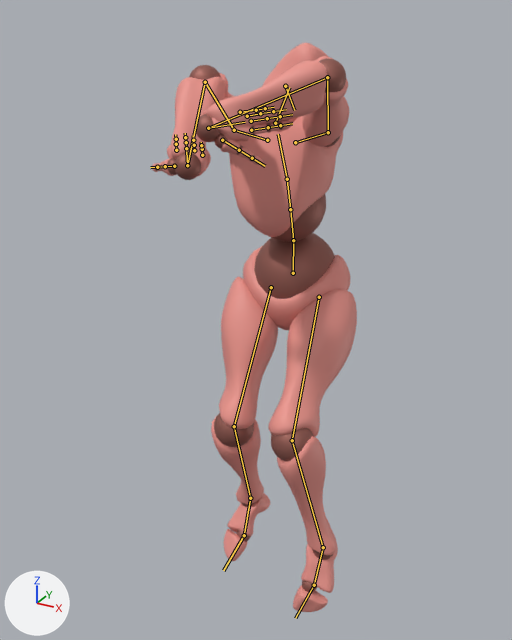
One commit to the FBX model assets/anim-mf-sprint-bl.fbx: the scene before it, then after it.
Both versions are drawn from a 50 mm camera at (0.875, -1.838, 1.774) aimed at (-0.025, -0.203, 0.956). The lights are fixed; the arrows at lower left show +X, +Y and +Z. The first picture is the older version. Both versions are drawn at frame 3 of the action 'Scene'; the numbers are the values there. The bones that bend it are drawn over the model as lines.

In view in the first picture: 'Beta_Joints', 'Beta_Surface'.
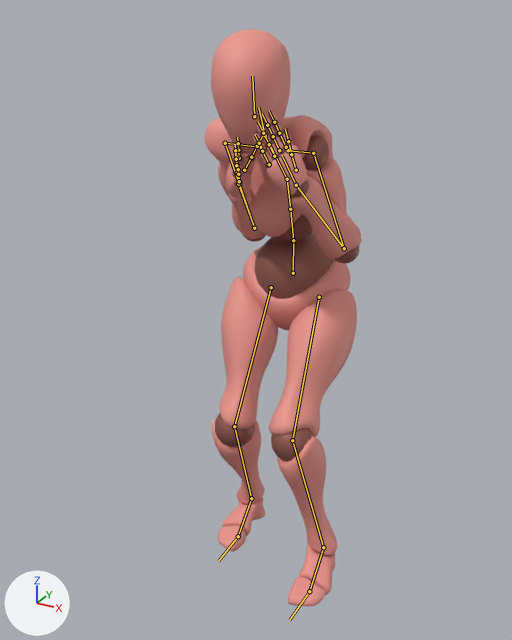
Boxes [x1, y1, x2, y2] around the edits, measured in the pictures (512 x 640 px):
'Beta_Surface', posed (23% narrower): before [152, 43, 357, 612]; after [205, 29, 362, 606]
'Beta_Joints', posed (24% narrower, 13% shorter): before [155, 58, 346, 592]; after [215, 120, 359, 582]
bone 'mixamorig:Spine2', root to tip: before (287, 179) to (278, 134); after (287, 179) to (269, 144)
bone 'mixamorig:Neck', root to tip: before (275, 123) to (289, 87); after (265, 135) to (258, 107)
bone 'mixamorig:Head', root to tip: before (285, 86) to (294, 110); after (254, 116) to (252, 76)
bone 'mixamorig:RightShoulder', root to tip: before (267, 140) to (234, 130); after (260, 147) to (225, 143)
bone 'mixamorig:RightArm', root to tip: before (234, 130) to (205, 82); after (225, 143) to (254, 228)
bone 'mixamorig:RightForeArm', root to tip: before (205, 82) to (187, 165); after (254, 228) to (238, 184)
bone 'mixamorig:RightHand', root to tip: before (187, 165) to (186, 151); after (238, 184) to (237, 167)
bone 'mixamorig:LeftShoulder', root to tip: before (295, 142) to (328, 132); after (288, 150) to (313, 153)
bone 'mixamorig:LeftArm', root to tip: before (328, 132) to (327, 77); after (313, 153) to (344, 248)
bone 'mixamorig:LeftForeArm', root to tip: before (327, 77) to (208, 128); after (344, 248) to (296, 185)
bone 'mixamorig:LeftHand', root to tip: before (208, 128) to (245, 122); after (296, 185) to (282, 155)
bone 'mixamorig:RightFoot', root to tip: before (250, 498) to (244, 535); after (251, 498) to (238, 536)
bone 'mixamorig:RightToeBase', root to tip: before (244, 535) to (223, 570); after (238, 536) to (218, 561)
bone 'mixamorig:LeftFoot', root to tip: before (323, 547) to (314, 585); after (323, 547) to (309, 591)
bone 'mixamorig:LeftToeBase', root to tip: before (314, 585) to (295, 618); after (309, 591) to (289, 620)

What changed in the scene script:
```text
Change bone_mixamorig_spine2:
    where bone_mixamorig_spine2 = bpy.data.objects['Armature'].pose.bones['mixamorig:Spine2']  # child of 'mixamorig:Spine1'
    bone_mixamorig_spine2.rotation_quaternion: (0.999, 0.036, -0.036, 0.012) -> (0.979, 0.197, -0.043, 0.016)  # degrees (4, -4, 1) -> degrees (23, -5, 1)
Change bone_mixamorig_neck:
    where bone_mixamorig_neck = bpy.data.objects['Armature'].pose.bones['mixamorig:Neck']  # child of 'mixamorig:Spine2'
    bone_mixamorig_neck.rotation_quaternion: (0.922, -0.361, 0.069, -0.12) -> (0.992, -0.017, 0.073, -0.101)  # degrees (-43, 2, -16) -> degrees (-3, 8, -12)
Change bone_mixamorig_head:
    where bone_mixamorig_head = bpy.data.objects['Armature'].pose.bones['mixamorig:Head']  # child of 'mixamorig:Neck'
    bone_mixamorig_head.rotation_quaternion: (0.556, -0.805, 0.073, -0.193) -> (0.966, -0.233, 0.113, -0.002)  # degrees (-108, -13, -20) -> degrees (-28, 12, -3)
Change bone_mixamorig_rightshoulder:
    where bone_mixamorig_rightshoulder = bpy.data.objects['Armature'].pose.bones['mixamorig:RightShoulder']  # child of 'mixamorig:Spine2'
    bone_mixamorig_rightshoulder.rotation_quaternion: (0.95, -0.109, 0.248, -0.154) -> (0.975, -0.126, -0.103, -0.148)  # degrees (-18, 26, -23) -> degrees (-13, -14, -16)
Change bone_mixamorig_rightarm:
    where bone_mixamorig_rightarm = bpy.data.objects['Armature'].pose.bones['mixamorig:RightArm']  # child of 'mixamorig:RightShoulder'
    bone_mixamorig_rightarm.rotation_quaternion: (0.535, 0.129, 0.517, -0.655) -> (0.643, 0.673, 0.187, -0.314)  # degrees (-51, 46, -125) -> degrees (88, 42, -12)
Change bone_mixamorig_rightforearm:
    where bone_mixamorig_rightforearm = bpy.data.objects['Armature'].pose.bones['mixamorig:RightForeArm']  # child of 'mixamorig:RightArm'
    bone_mixamorig_rightforearm.rotation_quaternion: (0.616, 0.108, 0.573, 0.531) -> (-0.317, -0.094, 0.048, 0.942)  # degrees (67, 36, 106) -> degrees (9, 8, -142)
Change bone_mixamorig_righthand:
    where bone_mixamorig_righthand = bpy.data.objects['Armature'].pose.bones['mixamorig:RightHand']  # child of 'mixamorig:RightForeArm'
    bone_mixamorig_righthand.rotation_quaternion: (0.204, -0.931, -0.002, 0.303) -> (0.991, 0.063, -0.122, -0.004)  # degrees (-153, 34, 9) -> degrees (7, -14, -1)
Change bone_mixamorig_leftshoulder:
    where bone_mixamorig_leftshoulder = bpy.data.objects['Armature'].pose.bones['mixamorig:LeftShoulder']  # child of 'mixamorig:Spine2'
    bone_mixamorig_leftshoulder.rotation_quaternion: (0.945, -0.159, -0.27, 0.091) -> (0.964, -0.186, 0.072, 0.177)  # degrees (-23, -29, 17) -> degrees (-20, 12, 19)
Change bone_mixamorig_leftarm:
    where bone_mixamorig_leftarm = bpy.data.objects['Armature'].pose.bones['mixamorig:LeftArm']  # child of 'mixamorig:LeftShoulder'
    bone_mixamorig_leftarm.rotation_quaternion: (0.334, 0.236, -0.874, 0.262) -> (0.62, 0.666, -0.415, 0.02)  # degrees (25, -135, 20) -> degrees (106, -33, -39)
Change bone_mixamorig_leftforearm:
    where bone_mixamorig_leftforearm = bpy.data.objects['Armature'].pose.bones['mixamorig:LeftForeArm']  # child of 'mixamorig:LeftArm'
    bone_mixamorig_leftforearm.rotation_quaternion: (-0.722, -0.476, -0.067, 0.498) -> (0.232, 0.084, -0.044, 0.968)  # degrees (49, 35, -53) -> degrees (-3, -11, 153)
Change bone_mixamorig_lefthand:
    where bone_mixamorig_lefthand = bpy.data.objects['Armature'].pose.bones['mixamorig:LeftHand']  # child of 'mixamorig:LeftForeArm'
    bone_mixamorig_lefthand.rotation_quaternion: (-0.1, 0.492, 0.071, 0.862) -> (0.975, 0.107, -0.088, 0.172)  # degrees (3, -60, -168) -> degrees (11, -12, 19)
Change bone_mixamorig_rightfoot:
    where bone_mixamorig_rightfoot = bpy.data.objects['Armature'].pose.bones['mixamorig:RightFoot']  # child of 'mixamorig:RightLeg'
    bone_mixamorig_rightfoot.rotation_quaternion: (0.986, -0.096, 0.135, 0.003) -> (0.976, 0.205, 0.066, 0.032)  # degrees (-11, 15, -1) -> degrees (24, 7, 5)
Change bone_mixamorig_righttoebase:
    where bone_mixamorig_righttoebase = bpy.data.objects['Armature'].pose.bones['mixamorig:RightToeBase']  # child of 'mixamorig:RightFoot'
    bone_mixamorig_righttoebase.rotation_quaternion: (0.987, -0.118, 0.058, -0.094) -> (1.0, 0.002, -0.012, 0.01)  # degrees (-14, 5, -12) -> degrees (0, -1, 1)
Change bone_mixamorig_leftfoot:
    where bone_mixamorig_leftfoot = bpy.data.objects['Armature'].pose.bones['mixamorig:LeftFoot']  # child of 'mixamorig:LeftLeg'
    bone_mixamorig_leftfoot.rotation_quaternion: (0.954, -0.265, -0.078, -0.112) -> (0.99, 0.121, -0.056, -0.033)  # degrees (-30, -12, -10) -> degrees (14, -6, -5)
Change bone_mixamorig_lefttoebase:
    where bone_mixamorig_lefttoebase = bpy.data.objects['Armature'].pose.bones['mixamorig:LeftToeBase']  # child of 'mixamorig:LeftFoot'
    bone_mixamorig_lefttoebase.rotation_quaternion: (0.939, -0.307, -0.138, -0.075) -> (1.0, 0.001, 0.013, -0.018)  # degrees (-36, -18, -3) -> degrees (0, 1, -2)
```
